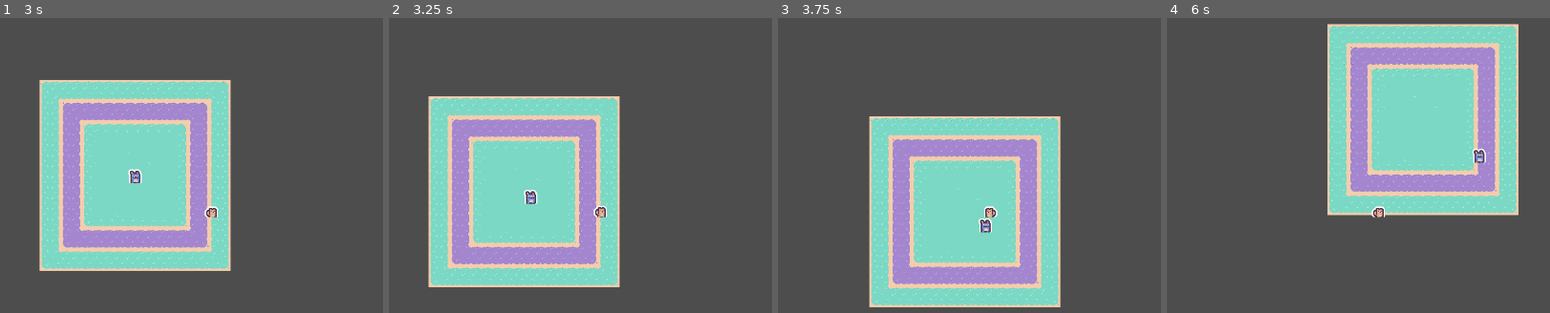
Above: before the commit, frames 1-4 (left to right).
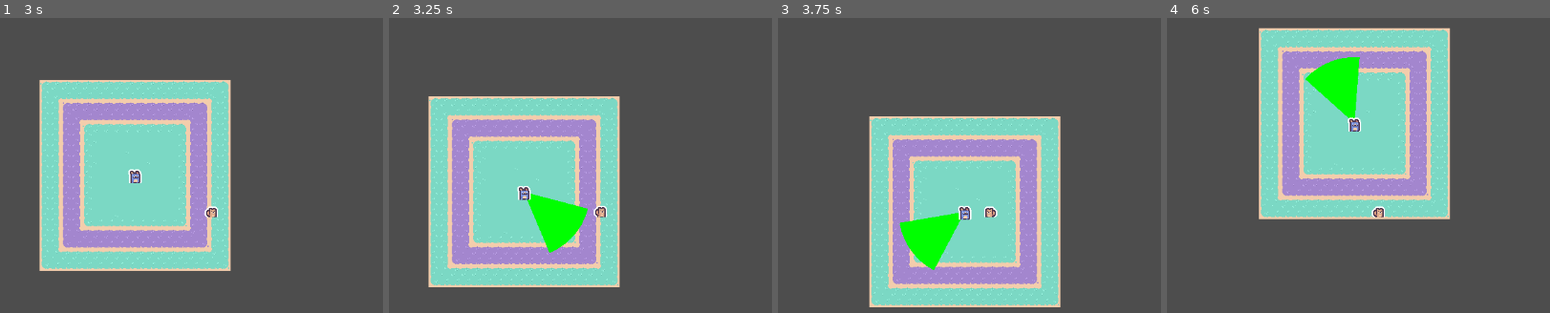
Above: after the commit, the same moments.

Repository: Sosenteam/groundhog-stealth
Game: Godot game, scene res://world.tscn
Two runs of this game, one before a commit and one after it. Both use one fixed random seed, a clock stepped at 60 frames per second and the inputs below.
Inputs:
- Up to frame 1 (3 s): tap Enter at 0.5 s; hold D (move_right) 0.53-1.28 s; hold Space (move_dash) 0.53-1.28 s; hold S (move_down) 1.28-2.03 s; tap Space (move_dash) at 1.35, 2.85 s; hold D (move_right) 2.03-2.78 s; hold Space (move_dash) 2.03-2.78 s; hold W (move_up) from 2.78 s (still down)
- Up to frame 2 (3.25 s): keep holding W (move_up)
- Up to frame 3 (3.75 s): release W (move_up) at 3.53 s; hold A (move_left) from 3.53 s (still down); hold Space (move_dash) from 3.53 s (still down)
- Up to frame 4 (6 s): release Space (move_dash) at 4.28 s; tap Space (move_dash) at 4.35, 5.85 s; release A (move_left) at 5.03 s; hold S (move_down) 5.03-5.78 s; hold Space (move_dash) 5.03-5.78 s; hold D (move_right) from 5.78 s (still down)

Frame 1 is identical in both runs. In frame 2, 2.0% of the frame differs, in the area x 33-52%, y 56-80%; in frame 3, 2.1%; in frame 4, 35%, in the area x 23-92%, y 1-69%.

Commit message:
changed phil a bit, removed state changing from world.gd

Diff:
--- a/phil/phil.gd
+++ b/phil/phil.gd
@@ -57,7 +57,3 @@
 	var raycast_points = [position, position+vect]
 	rays_to_draw.push_back(raycast_points)
 	return result
-
-
-func _on_state_timer_timeout() -> void:
-	$StateMachine._random_state()
--- a/phil/phil.tscn
+++ b/phil/phil.tscn
@@ -2,13 +2,35 @@
 
 [ext_resource type="Texture2D" uid="uid://du7fkd77trqpa" path="res://assets/phil (temporary)/tile_0012.png" id="1_c3lps"]
 [ext_resource type="Script" uid="uid://byw37qm6gsfph" path="res://phil/phil.gd" id="1_qf3c0"]
+[ext_resource type="Texture2D" uid="uid://bnrnt0nwmioae" path="res://assets/phil (temporary)/tile_0015.png" id="2_tfsmw"]
+[ext_resource type="Texture2D" uid="uid://bm8k54sb7yo7u" path="res://assets/phil (temporary)/tile_0014.png" id="3_gpkbw"]
 [ext_resource type="Script" uid="uid://d4bhw3klhhf2a" path="res://phil/phil_state_machine.gd" id="3_u43oq"]
 [ext_resource type="Script" uid="uid://u67kntbaonqv" path="res://phil/states/idle.gd" id="4_vx72j"]
 [ext_resource type="Script" uid="uid://bash48vfyw38o" path="res://phil/states/searching.gd" id="5_r80mi"]
 [ext_resource type="Script" uid="uid://cfms68kcldwb6" path="res://phil/states/burrowing.gd" id="5_wxeps"]
+[ext_resource type="Script" uid="uid://c6h8fprdjo4yi" path="res://phil/states/emerging.gd" id="8_xyla7"]
 
 [sub_resource type="SpriteFrames" id="SpriteFrames_4y77u"]
 animations = [{
+"frames": [{
+"duration": 1.0,
+"texture": ExtResource("2_tfsmw")
+}],
+"loop": true,
+"name": &"burrowing",
+"speed": 5.0
+}, {
+"frames": [{
+"duration": 1.0,
+"texture": ExtResource("2_tfsmw")
+}, {
+"duration": 1.0,
+"texture": ExtResource("3_gpkbw")
+}],
+"loop": true,
+"name": &"emerging",
+"speed": 5.0
+}, {
 "frames": [{
 "duration": 1.0,
 "texture": ExtResource("1_c3lps")
@@ -27,14 +49,11 @@
 [node name="AnimatedSprite2D" type="AnimatedSprite2D" parent="." unique_id=929682683]
 texture_filter = 1
 sprite_frames = SubResource("SpriteFrames_4y77u")
-animation = &"idle"
+animation = &"emerging"
+frame_progress = 0.32990038
 
 [node name="CollisionShape2D" type="CollisionShape2D" parent="." unique_id=237147578]
 shape = SubResource("CapsuleShape2D_c3lps")
-
-[node name="StateTimer" type="Timer" parent="." unique_id=732525273]
-wait_time = 3.0
-autostart = true
 
 [node name="StateMachine" type="Node" parent="." unique_id=117218529]
 script = ExtResource("3_u43oq")
@@ -49,4 +68,6 @@
 script = ExtResource("5_r80mi")
 metadata/_custom_type_script = "uid://c8pq7s0esture"
 
-[connection signal="timeout" from="StateTimer" to="." method="_on_state_timer_timeout"]
+[node name="Emerging" type="Node" parent="StateMachine" unique_id=1787488899]
+script = ExtResource("8_xyla7")
+metadata/_custom_type_script = "uid://c8pq7s0esture"
--- a/phil/phil_state.gd
+++ b/phil/phil_state.gd
@@ -3,6 +3,7 @@
 const IDLE = "Idle"
 const BURROWING = "Burrowing"
 const SEARCHING = "Searching"
+const EMERGING = "Emerging"
 
 var phil: Phil
 
--- a/phil/phil_state_machine.gd
+++ b/phil/phil_state_machine.gd
@@ -36,9 +36,9 @@
 	state.exit()
 	state = get_node(target_state_path)
 	state.enter(previous_state_path, data)
+	print(target_state_path)
 
 func _random_state():
-	var next_state_id = randi_range(0,2)
-	var next_state = ["Idle","Burrowing","Searching"][next_state_id]
+	var next_state_id = randi_range(0,1)
+	var next_state = ["Burrowing","Searching"][next_state_id]
 	_transition_to_next_state(next_state)
-	print(next_state)
--- a/phil/states/burrowing.gd
+++ b/phil/states/burrowing.gd
@@ -5,6 +5,10 @@
 func enter(previous_state_path: String, data := {}) -> void:
 	phil.velocity = Vector2.ZERO
 	phil.view_cone_enabled = false
+	$"../../AnimatedSprite2D".play("burrowing")
+	phil.set_collision_layer_value(1,false)
+	phil.set_collision_mask_value(1,false)
+
 	# REPLACE THIS CODE PLEASE
 	if($"../../../Player"):
 		target_position = $"../../../Player".position+Vector2(randf_range(-20,20),randf_range(-20,20))
@@ -16,4 +20,7 @@
 	phil.velocity = direction*phil.speed
 	phil.move_and_slide()
 	if((phil.position-target_position).length() <20):
-		finished.emit(IDLE)
+		finished.emit(EMERGING)
+
+func exit() -> void:
+	pass
--- /dev/null
+++ b/phil/states/emerging.gd
@@ -0,0 +1,15 @@
+extends PhilState
+
+@export var emerge_time = 0.8
+
+
+func enter(previous_state_path: String, data := {}) -> void:
+	await get_tree().create_timer(emerge_time).timeout
+	finished.emit(IDLE)
+
+func physics_update(_delta: float) -> void:
+	pass
+
+func exit() -> void:
+	phil.set_collision_layer_value(1,true)
+	phil.set_collision_mask_value(1,true)
--- a/phil/states/idle.gd
+++ b/phil/states/idle.gd
@@ -3,7 +3,11 @@
 
 func enter(previous_state_path: String, data := {}) -> void:
 	phil.velocity = Vector2.ZERO
+	$"../../AnimatedSprite2D".play("idle")
 	phil.view_cone_enabled = false
+	await get_tree().create_timer(3.0).timeout
+	$"../../StateMachine"._random_state()
+
 
 
 func physics_update(_delta: float) -> void:
--- a/phil/states/searching.gd
+++ b/phil/states/searching.gd
@@ -4,7 +4,10 @@
 func enter(previous_state_path: String, data := {}) -> void:
 	phil.velocity = Vector2.ZERO
 	phil.view_cone_enabled = true
+	$"../../AnimatedSprite2D".play("idle")
+	await get_tree().create_timer(3.0).timeout
+	finished.emit("Idle")
 
 
 func physics_update(_delta: float) -> void:
-	pass
+	phil.direction = phil.direction.rotated(0.06)
--- a/world.gd
+++ b/world.gd
@@ -1,7 +1,4 @@
 extends Node2D
 
-var angle = 0
-
 func _physics_process(delta: float) -> void:
-	$Phil.direction = Vector2.from_angle(angle)
-	angle+= 0.01
+	pass
Not shown, added: phil/states/emerging.gd.uid
